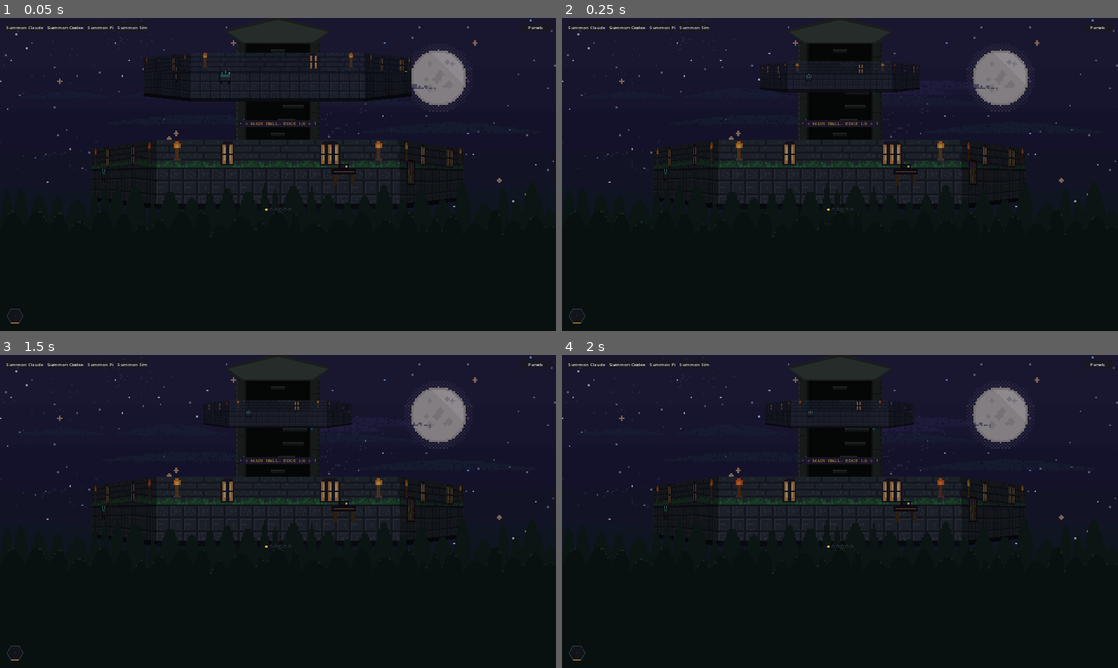
Above: before the commit, frames 1-4 (two rows, left to right).
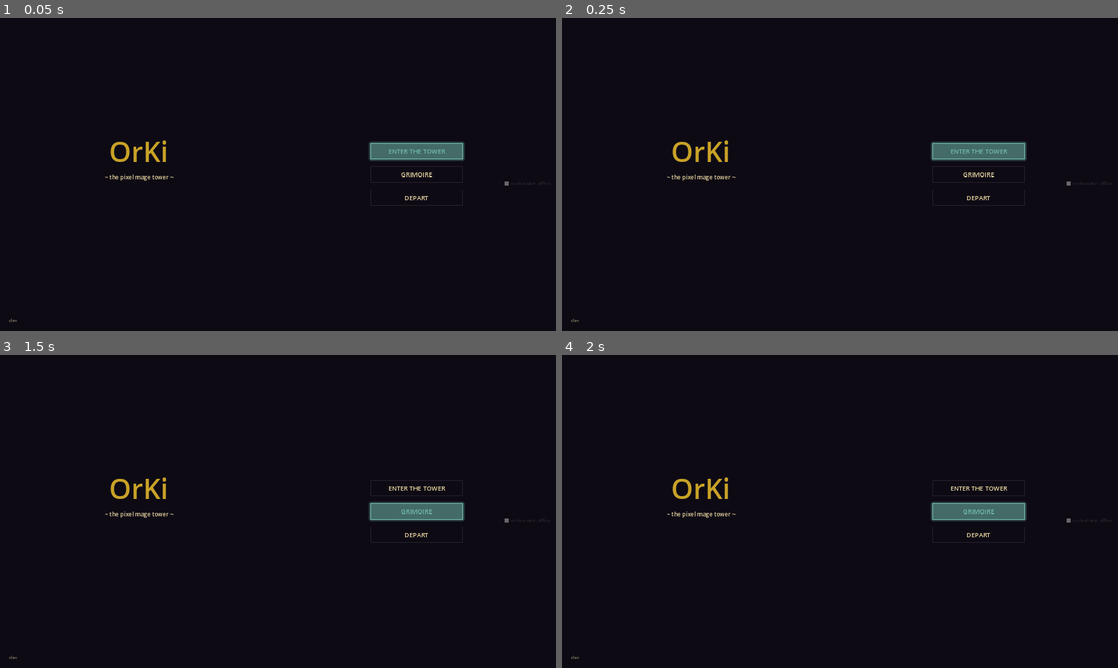
Above: after the commit, the same moments.

Repository: Kiriketsuki/agenKic-orKistrator
Game: Godot game, scene res://scenes/title_screen.tscn
Two runs of this game, one before a commit and one after it. Both use one fixed random seed, a clock stepped at 60 frames per second and the inputs below. Before the commit the project starts from res://scenes/main.tscn.
Inputs (mouse positions are in pixels of both pictures, inside the frame that each line leads up to):
- Up to frame 1 (0.05 s): no input
- Up to frame 2 (0.25 s): no input
- Up to frame 3 (1.5 s): click (417, 511) at 0.5 s, where only the run after the commit has a clickable "GRIMOIRE"; click (278, 533) at 1.25 s, where only the run after the commit has a clickable "BACK"
- Up to frame 4 (2 s): no input

The runs differ from the first frame. In frame 1, 26% of the frame differs, in the area x 0-100%, y 0-98%; in frame 2, 29%; in frame 3, 30%; in frame 4, 30%.

Commit message:
feat(ui): add OrKi title screen (F1)
The app now boots into a title screen instead of the tower. The
screen splits into a gold OrKi wordmark on the left, with subtitle
and version, and a menu on the right: ENTER THE TOWER, GRIMOIRE,
DEPART. Arrow keys and mouse both drive focus, and the focused entry
shows a teal border and glow.

ENTER THE TOWER fades to black then loads main.tscn. DEPART quits.
GRIMOIRE opens a placeholder panel with a back action, ahead of the
real sigil config page F3 ships.

A bridge status rune in the top right polls BridgeManager's
connection state through a new read-only accessor,
get_connection_state_name(), and shows a teal connected state or a
dim disconnected state.

project.godot now names the application OrKi and boots into the
title screen. The sole autoload, BridgeManager, holds no hard
reference to main.tscn, so the boot-scene switch needed no autoload
changes beyond the new accessor.

Diff:
--- a/godot/project.godot
+++ b/godot/project.godot
@@ -10,9 +10,9 @@
 
 [application]
 
-config/name="agenKic-orKistrator"
+config/name="OrKi"
 config/description="Magic Tower AI Orchestrator — fantasy character classes working inside a vertical tower"
-run/main_scene="res://scenes/main.tscn"
+run/main_scene="res://scenes/title_screen.tscn"
 config/features=PackedStringArray("4.2", "GL Compatibility")
 config/icon="res://assets/ui/icon.svg"
 
--- /dev/null
+++ b/godot/scenes/title_screen.tscn
@@ -0,0 +1,305 @@
+[gd_scene load_steps=7 format=3 uid="uid://title_screen"]
+
+[ext_resource type="Script" path="res://scripts/ui/title_screen.gd" id="1"]
+
+[sub_resource type="StyleBoxFlat" id="StyleBoxFlat_menu_normal"]
+bg_color = Color(0.043, 0.035, 0.067, 0.0)
+border_width_left = 2
+border_width_top = 2
+border_width_right = 2
+border_width_bottom = 2
+border_color = Color(0.2, 0.18, 0.24, 0.6)
+content_margin_left = 20.0
+content_margin_top = 12.0
+content_margin_right = 20.0
+content_margin_bottom = 12.0
+
+[sub_resource type="StyleBoxFlat" id="StyleBoxFlat_menu_focus"]
+bg_color = Color(0.435, 0.722, 0.663, 0.12)
+border_width_left = 2
+border_width_top = 2
+border_width_right = 2
+border_width_bottom = 2
+border_color = Color(0.435, 0.722, 0.663, 1.0)
+shadow_color = Color(0.435, 0.722, 0.663, 0.5)
+shadow_size = 8
+content_margin_left = 20.0
+content_margin_top = 12.0
+content_margin_right = 20.0
+content_margin_bottom = 12.0
+
+[sub_resource type="StyleBoxFlat" id="StyleBoxFlat_menu_hover"]
+bg_color = Color(0.435, 0.722, 0.663, 0.08)
+border_width_left = 2
+border_width_top = 2
+border_width_right = 2
+border_width_bottom = 2
+border_color = Color(0.435, 0.722, 0.663, 0.7)
+content_margin_left = 20.0
+content_margin_top = 12.0
+content_margin_right = 20.0
+content_margin_bottom = 12.0
+
+[sub_resource type="StyleBoxFlat" id="StyleBoxFlat_grimoire_bg"]
+bg_color = Color(0.043, 0.035, 0.067, 0.97)
+border_width_left = 2
+border_width_top = 2
+border_width_right = 2
+border_width_bottom = 2
+border_color = Color(0.788, 0.635, 0.153, 1.0)
+
+[node name="TitleScreen" type="Control"]
+layout_mode = 3
+anchors_preset = 15
+anchor_right = 1.0
+anchor_bottom = 1.0
+grow_horizontal = 2
+grow_vertical = 2
+script = ExtResource("1")
+
+[node name="Background" type="ColorRect" parent="."]
+layout_mode = 1
+anchors_preset = 15
+anchor_right = 1.0
+anchor_bottom = 1.0
+grow_horizontal = 2
+grow_vertical = 2
+color = Color(0.051, 0.039, 0.078, 1.0)
+mouse_filter = 2
+
+[node name="LeftHalf" type="Control" parent="."]
+layout_mode = 1
+anchor_right = 0.5
+anchor_bottom = 1.0
+grow_vertical = 2
+mouse_filter = 2
+
+[node name="Wordmark" type="Label" parent="LeftHalf"]
+unique_name_in_owner = true
+layout_mode = 1
+anchors_preset = 8
+anchor_left = 0.5
+anchor_top = 0.5
+anchor_right = 0.5
+anchor_bottom = 0.5
+offset_left = -260.0
+offset_top = -140.0
+offset_right = 260.0
+offset_bottom = -20.0
+grow_horizontal = 2
+grow_vertical = 2
+theme_override_colors/font_color = Color(0.788, 0.635, 0.153, 1.0)
+theme_override_font_sizes/font_size = 96
+horizontal_alignment = 1
+vertical_alignment = 1
+text = "OrKi"
+
+[node name="Subtitle" type="Label" parent="LeftHalf"]
+unique_name_in_owner = true
+layout_mode = 1
+anchors_preset = 8
+anchor_left = 0.5
+anchor_top = 0.5
+anchor_right = 0.5
+anchor_bottom = 0.5
+offset_left = -260.0
+offset_top = -10.0
+offset_right = 260.0
+offset_bottom = 30.0
+grow_horizontal = 2
+grow_vertical = 2
+theme_override_colors/font_color = Color(0.910, 0.835, 0.627, 1.0)
+theme_override_font_sizes/font_size = 20
+horizontal_alignment = 1
+vertical_alignment = 1
+text = "~ the pixel mage tower ~"
+
+[node name="VersionLabel" type="Label" parent="LeftHalf"]
+unique_name_in_owner = true
+layout_mode = 1
+anchors_preset = 12
+anchor_top = 1.0
+anchor_right = 1.0
+anchor_bottom = 1.0
+offset_left = 32.0
+offset_top = -48.0
+offset_right = 260.0
+offset_bottom = -16.0
+grow_vertical = 0
+theme_override_colors/font_color = Color(0.910, 0.835, 0.627, 0.6)
+theme_override_font_sizes/font_size = 14
+text = "v0.0.0"
+
+[node name="RightHalf" type="Control" parent="."]
+layout_mode = 1
+anchor_left = 0.5
+anchor_right = 1.0
+anchor_bottom = 1.0
+grow_vertical = 2
+mouse_filter = 2
+
+[node name="MenuRoot" type="VBoxContainer" parent="RightHalf"]
+unique_name_in_owner = true
+layout_mode = 1
+anchors_preset = 8
+anchor_left = 0.5
+anchor_top = 0.5
+anchor_right = 0.5
+anchor_bottom = 0.5
+offset_left = -160.0
+offset_top = -90.0
+offset_right = 160.0
+offset_bottom = 90.0
+grow_horizontal = 2
+grow_vertical = 2
+theme_override_constants/separation = 24
+
+[node name="EnterButton" type="Button" parent="RightHalf/MenuRoot"]
+unique_name_in_owner = true
+layout_mode = 2
+custom_minimum_size = Vector2(0, 48)
+focus_mode = 2
+theme_override_colors/font_color = Color(0.910, 0.835, 0.627, 1.0)
+theme_override_colors/font_focus_color = Color(0.435, 0.722, 0.663, 1.0)
+theme_override_colors/font_hover_color = Color(0.435, 0.722, 0.663, 1.0)
+theme_override_font_sizes/font_size = 22
+theme_override_styles/normal = SubResource("StyleBoxFlat_menu_normal")
+theme_override_styles/focus = SubResource("StyleBoxFlat_menu_focus")
+theme_override_styles/hover = SubResource("StyleBoxFlat_menu_hover")
+theme_override_styles/pressed = SubResource("StyleBoxFlat_menu_focus")
+text = "ENTER THE TOWER"
+
+[node name="GrimoireButton" type="Button" parent="RightHalf/MenuRoot"]
+unique_name_in_owner = true
+layout_mode = 2
+custom_minimum_size = Vector2(0, 48)
+focus_mode = 2
+theme_override_colors/font_color = Color(0.910, 0.835, 0.627, 1.0)
+theme_override_colors/font_focus_color = Color(0.435, 0.722, 0.663, 1.0)
+theme_override_colors/font_hover_color = Color(0.435, 0.722, 0.663, 1.0)
+theme_override_font_sizes/font_size = 22
+theme_override_styles/normal = SubResource("StyleBoxFlat_menu_normal")
+theme_override_styles/focus = SubResource("StyleBoxFlat_menu_focus")
+theme_override_styles/hover = SubResource("StyleBoxFlat_menu_hover")
+theme_override_styles/pressed = SubResource("StyleBoxFlat_menu_focus")
+text = "GRIMOIRE"
+
+[node name="DepartButton" type="Button" parent="RightHalf/MenuRoot"]
+unique_name_in_owner = true
+layout_mode = 2
+custom_minimum_size = Vector2(0, 48)
+focus_mode = 2
+theme_override_colors/font_color = Color(0.910, 0.835, 0.627, 1.0)
+theme_override_colors/font_focus_color = Color(0.435, 0.722, 0.663, 1.0)
+theme_override_colors/font_hover_color = Color(0.435, 0.722, 0.663, 1.0)
+theme_override_font_sizes/font_size = 22
+theme_override_styles/normal = SubResource("StyleBoxFlat_menu_normal")
+theme_override_styles/focus = SubResource("StyleBoxFlat_menu_focus")
+theme_override_styles/hover = SubResource("StyleBoxFlat_menu_hover")
+theme_override_styles/pressed = SubResource("StyleBoxFlat_menu_focus")
+text = "DEPART"
+
+[node name="Rune" type="HBoxContainer" parent="."]
+layout_mode = 1
+anchors_preset = 9
+anchor_left = 1.0
+anchor_right = 1.0
+offset_left = -260.0
+offset_top = 20.0
+offset_right = -20.0
+offset_bottom = 44.0
+grow_horizontal = 0
+theme_override_constants/separation = 8
+alignment = 2
+mouse_filter = 2
+
+[node name="RuneIcon" type="ColorRect" parent="Rune"]
+unique_name_in_owner = true
+layout_mode = 2
+custom_minimum_size = Vector2(14, 14)
+size_flags_vertical = 4
+color = Color(0.4, 0.4, 0.42, 1.0)
+rotation = 0.785398
+mouse_filter = 2
+
+[node name="RuneLabel" type="Label" parent="Rune"]
+unique_name_in_owner = true
+layout_mode = 2
+theme_override_colors/font_color = Color(0.4, 0.4, 0.42, 1.0)
+theme_override_font_sizes/font_size = 14
+vertical_alignment = 1
+text = "orchestrator: offline"
+
+[node name="GrimoirePanel" type="Control" parent="."]
+unique_name_in_owner = true
+layout_mode = 1
+anchors_preset = 15
+anchor_right = 1.0
+anchor_bottom = 1.0
+grow_horizontal = 2
+grow_vertical = 2
+mouse_filter = 1
+
+[node name="Backdrop" type="Panel" parent="GrimoirePanel"]
+layout_mode = 1
+anchors_preset = 15
+anchor_right = 1.0
+anchor_bottom = 1.0
+grow_horizontal = 2
+grow_vertical = 2
+theme_override_styles/panel = SubResource("StyleBoxFlat_grimoire_bg")
+
+[node name="Content" type="VBoxContainer" parent="GrimoirePanel"]
+layout_mode = 1
+anchors_preset = 8
+anchor_left = 0.5
+anchor_top = 0.5
+anchor_right = 0.5
+anchor_bottom = 0.5
+offset_left = -220.0
+offset_top = -100.0
+offset_right = 220.0
+offset_bottom = 100.0
+grow_horizontal = 2
+grow_vertical = 2
+theme_override_constants/separation = 24
+alignment = 1
+
+[node name="GrimoireTitle" type="Label" parent="GrimoirePanel/Content"]
+layout_mode = 2
+theme_override_colors/font_color = Color(0.788, 0.635, 0.153, 1.0)
+theme_override_font_sizes/font_size = 32
+horizontal_alignment = 1
+text = "GRIMOIRE"
+
+[node name="GrimoireBody" type="Label" parent="GrimoirePanel/Content"]
+layout_mode = 2
+theme_override_colors/font_color = Color(0.910, 0.835, 0.627, 0.8)
+theme_override_font_sizes/font_size = 16
+horizontal_alignment = 1
+autowrap_mode = 3
+text = "The sigil config page is not written yet. Settings arrive with F3."
+
+[node name="GrimoireBackButton" type="Button" parent="GrimoirePanel/Content"]
+unique_name_in_owner = true
+layout_mode = 2
+size_flags_horizontal = 4
+custom_minimum_size = Vector2(120, 40)
+focus_mode = 2
+theme_override_colors/font_color = Color(0.910, 0.835, 0.627, 1.0)
+theme_override_colors/font_focus_color = Color(0.435, 0.722, 0.663, 1.0)
+theme_override_styles/normal = SubResource("StyleBoxFlat_menu_normal")
+theme_override_styles/focus = SubResource("StyleBoxFlat_menu_focus")
+theme_override_styles/hover = SubResource("StyleBoxFlat_menu_hover")
+text = "BACK"
+
+[node name="FadeRect" type="ColorRect" parent="."]
+unique_name_in_owner = true
+layout_mode = 1
+anchors_preset = 15
+anchor_right = 1.0
+anchor_bottom = 1.0
+grow_horizontal = 2
+grow_vertical = 2
+color = Color(0, 0, 0, 0)
+mouse_filter = 2
--- a/godot/scripts/autoload/bridge_manager.gd
+++ b/godot/scripts/autoload/bridge_manager.gd
@@ -625,6 +625,23 @@
 	return "request failed (code=%d)" % code
 
 
+## Returns the current connection state as the same lowercase string
+## connection_status_changed emits ("disconnected", "connecting",
+## "connected", "reconnecting"). Read-only accessor for a consumer that
+## polls state instead of listening to the signal, such as the title
+## screen's bridge status rune (F1).
+func get_connection_state_name() -> String:
+	match _connection_state:
+		ConnectionState.CONNECTED:
+			return "connected"
+		ConnectionState.CONNECTING:
+			return "connecting"
+		ConnectionState.RECONNECTING:
+			return "reconnecting"
+		_:
+			return "disconnected"
+
+
 func get_registered_agents() -> Array[BridgeData.AgentData]:
 	var agents: Array[BridgeData.AgentData] = []
 	for agent_id: String in _agents:
--- /dev/null
+++ b/godot/scripts/ui/title_screen.gd
@@ -0,0 +1,168 @@
+class_name TitleScreen
+extends Control
+## TitleScreen — boot front door for OrKi (F1).
+##
+## Splits into a left wordmark half and a right menu half. The menu supports
+## keyboard (arrow keys plus Enter) and mouse activation, with a teal focus
+## highlight on the active entry. ENTER THE TOWER fades to black and loads
+## the tower scene. GRIMOIRE opens a placeholder settings panel with a back
+## action. DEPART quits the app. The bridge status rune polls
+## BridgeManager's connection state and shows a teal "connected" state or a
+## dim "disconnected" state.
+
+const MAIN_SCENE_PATH: String = "res://scenes/main.tscn"
+const VERSION_FILE_PATH: String = "res://../VERSION"
+const FADE_DURATION: float = 0.6
+const RUNE_POLL_INTERVAL: float = 0.5
+
+const COLOR_GOLD: Color = Color(0.788, 0.635, 0.153, 1.0)      # #c9a227
+const COLOR_TEAL: Color = Color(0.435, 0.722, 0.663, 1.0)      # #6fb8a8
+const COLOR_PARCHMENT: Color = Color(0.910, 0.835, 0.627, 1.0) # #e8d5a0
+const COLOR_BG: Color = Color(0.051, 0.039, 0.078, 1.0)        # #0d0a14
+const COLOR_DIM_GRAY: Color = Color(0.4, 0.4, 0.42, 1.0)
+
+enum TitleMenuEntry { ENTER, GRIMOIRE, DEPART }
+
+@onready var _menu_entries: Array[Button] = [
+	%EnterButton,
+	%GrimoireButton,
+	%DepartButton,
+]
+@onready var _fade_rect: ColorRect = %FadeRect
+@onready var _version_label: Label = %VersionLabel
+@onready var _rune_icon: ColorRect = %RuneIcon
+@onready var _rune_label: Label = %RuneLabel
+@onready var _grimoire_panel: Control = %GrimoirePanel
+@onready var _grimoire_back_button: Button = %GrimoireBackButton
+@onready var _menu_root: Control = %MenuRoot
+
+var _focused_index: int = 0
+var _rune_poll_timer: float = 0.0
+var _transitioning: bool = false
+
+
+func _ready() -> void:
+	for i: int in range(_menu_entries.size()):
+		var entry: Button = _menu_entries[i]
+		entry.focus_entered.connect(_on_entry_focus_entered.bind(i))
+		entry.pressed.connect(_on_entry_pressed.bind(i))
+
+	_grimoire_back_button.pressed.connect(_close_grimoire)
+
+	_version_label.text = _read_version_label()
+	_fade_rect.color = Color(0, 0, 0, 0)
+	_fade_rect.visible = false
+	_grimoire_panel.visible = false
+
+	_set_focus(0)
+	_update_rune(BridgeManager.get_connection_state_name())
+
+
+func _process(delta: float) -> void:
+	_rune_poll_timer += delta
+	if _rune_poll_timer < RUNE_POLL_INTERVAL:
+		return
+	_rune_poll_timer = 0.0
+	_update_rune(BridgeManager.get_connection_state_name())
+
+
+func _unhandled_input(event: InputEvent) -> void:
+	if _transitioning or _grimoire_panel.visible:
+		return
+	if event.is_action_pressed("ui_down"):
+		_move_focus(1)
+		get_viewport().set_input_as_handled()
+	elif event.is_action_pressed("ui_up"):
+		_move_focus(-1)
+		get_viewport().set_input_as_handled()
+	elif event.is_action_pressed("ui_accept"):
+		_activate_entry(_focused_index)
+		get_viewport().set_input_as_handled()
+
+
+func _move_focus(delta: int) -> void:
+	var count: int = _menu_entries.size()
+	_set_focus((_focused_index + delta + count) % count)
+
+
+func _set_focus(index: int) -> void:
+	_focused_index = index
+	_menu_entries[index].grab_focus()
+
+
+func _on_entry_focus_entered(index: int) -> void:
+	_focused_index = index
+
+
+func _on_entry_pressed(index: int) -> void:
+	_activate_entry(index)
+
+
+func _activate_entry(index: int) -> void:
+	match index:
+		TitleMenuEntry.ENTER:
+			_activate_enter()
+		TitleMenuEntry.GRIMOIRE:
+			_open_grimoire()
+		TitleMenuEntry.DEPART:
+			_activate_depart()
+
+
+func _activate_enter() -> void:
+	if _transitioning:
+		return
+	_transitioning = true
+	_fade_rect.visible = true
+	var tween: Tween = create_tween()
+	tween.tween_property(_fade_rect, "color:a", 1.0, FADE_DURATION)
+	tween.finished.connect(_on_fade_complete)
+
+
+func _on_fade_complete() -> void:
+	get_tree().change_scene_to_file(MAIN_SCENE_PATH)
+
+
+func _activate_depart() -> void:
+	get_tree().quit()
+
+
+func _open_grimoire() -> void:
+	_grimoire_panel.visible = true
+	_menu_root.visible = false
+	_grimoire_back_button.grab_focus()
+
+
+func _close_grimoire() -> void:
+	_grimoire_panel.visible = false
+	_menu_root.visible = true
+	_set_focus(_focused_index)
+
+
+func _update_rune(state_name: String) -> void:
+	var connected: bool = state_name == "connected"
+	_rune_icon.color = COLOR_TEAL if connected else COLOR_DIM_GRAY
+	_rune_label.text = "orchestrator: connected" if connected else "orchestrator: offline"
+	_rune_label.modulate = COLOR_TEAL if connected else COLOR_DIM_GRAY
+
+
+## Reads the repo VERSION file for the boot-screen label. Falls back to
+## "dev" when the file cannot be read, which keeps the title screen usable
+## from a build layout where the VERSION file is not reachable.
+func _read_version_label() -> String:
+	var file: FileAccess = FileAccess.open(VERSION_FILE_PATH, FileAccess.READ)
+	if file == null:
+		return "dev"
+	var version: String = file.get_as_text().strip_edges()
+	file.close()
+	if version.is_empty():
+		return "dev"
+	return "v" + version
+
+
+## Pure focus-order helper for headless tests: given the current focused
+## index, the menu entry count, and a direction (+1/-1), returns the next
+## focused index, wrapping at both ends. Mirrors _move_focus/_set_focus
+## without touching any live Control, so tests/title_screen_focus_test.gd
+## can exercise the logic without a running Godot instance's viewport.
+static func next_focus_index(current: int, count: int, direction: int) -> int:
+	return (current + direction + count) % count
--- /dev/null
+++ b/godot/tests/title_screen_focus_test.gd
@@ -0,0 +1,80 @@
+# title_screen_focus_test.gd — Regression guard for F1 (OrKi title screen)
+# menu focus-order and activation logic.
+#
+# No GUT (or other Godot test runner) is vendored in this project yet, so
+# this is a standalone script runnable headless, mirroring
+# floor_morph_test.gd:
+#
+#   godot --headless --path godot --script tests/title_screen_focus_test.gd
+#
+# TitleScreen.next_focus_index() is the pure-function core of the menu's
+# arrow-key navigation, extracted so the wrap-around math can run without a
+# live Control tree or a viewport. This test exercises it directly, plus the
+# TitleMenuEntry enum ordering the menu and _activate_entry() rely on.
+#
+# Exits 1 on any failure so it can be wired into CI later.
+
+extends SceneTree
+
+const TitleScreenScript: Script = preload("res://scripts/ui/title_screen.gd")
+## TitleScreen is a class_name-registered global. The preload above still
+## loads the .gd file explicitly so this test fails loudly (missing file)
+## rather than silently (unresolved global) if the script ever moves.
+
+
+func _init() -> void:
+	var failures: Array[String] = []
+	_run_wrap_forward_cases(failures)
+	_run_wrap_backward_cases(failures)
+	_run_menu_entry_enum_cases(failures)
+	if failures.is_empty():
+		print("title_screen_focus_test: all cases passed")
+		quit(0)
+	else:
+		for message: String in failures:
+			printerr("title_screen_focus_test: FAIL — " + message)
+		quit(1)
+
+
+## Down-arrow (direction +1) steps through ENTER -> GRIMOIRE -> DEPART and
+## wraps back to ENTER.
+func _run_wrap_forward_cases(failures: Array[String]) -> void:
+	var cases: Array = [
+		[0, 1], [1, 2], [2, 0],
+	]
+	for case: Array in cases:
+		var current: int = case[0]
+		var expected: int = case[1]
+		var actual: int = TitleScreen.next_focus_index(current, 3, 1)
+		if actual != expected:
+			failures.append(
+				"next_focus_index(%d, 3, +1): expected %d got %d" % [current, expected, actual]
+			)
+
+
+## Up-arrow (direction -1) steps backward and wraps from the first entry to
+## the last.
+func _run_wrap_backward_cases(failures: Array[String]) -> void:
+	var cases: Array = [
+		[2, 1], [1, 0], [0, 2],
+	]
+	for case: Array in cases:
+		var current: int = case[0]
+		var expected: int = case[1]
+		var actual: int = TitleScreen.next_focus_index(current, 3, -1)
+		if actual != expected:
+			failures.append(
+				"next_focus_index(%d, 3, -1): expected %d got %d" % [current, expected, actual]
+			)
+
+
+## The menu entry enum must stay ENTER, GRIMOIRE, DEPART in that order —
+## the scene wires _menu_entries in the same order, and a reorder here
+## without a matching scene edit would silently misroute activation.
+func _run_menu_entry_enum_cases(failures: Array[String]) -> void:
+	if TitleScreen.TitleMenuEntry.ENTER != 0:
+		failures.append("TitleMenuEntry.ENTER expected 0")
+	if TitleScreen.TitleMenuEntry.GRIMOIRE != 1:
+		failures.append("TitleMenuEntry.GRIMOIRE expected 1")
+	if TitleScreen.TitleMenuEntry.DEPART != 2:
+		failures.append("TitleMenuEntry.DEPART expected 2")
Not shown, added: godot/scripts/ui/title_screen.gd.uid
Not shown, added: godot/tests/title_screen_focus_test.gd.uid
